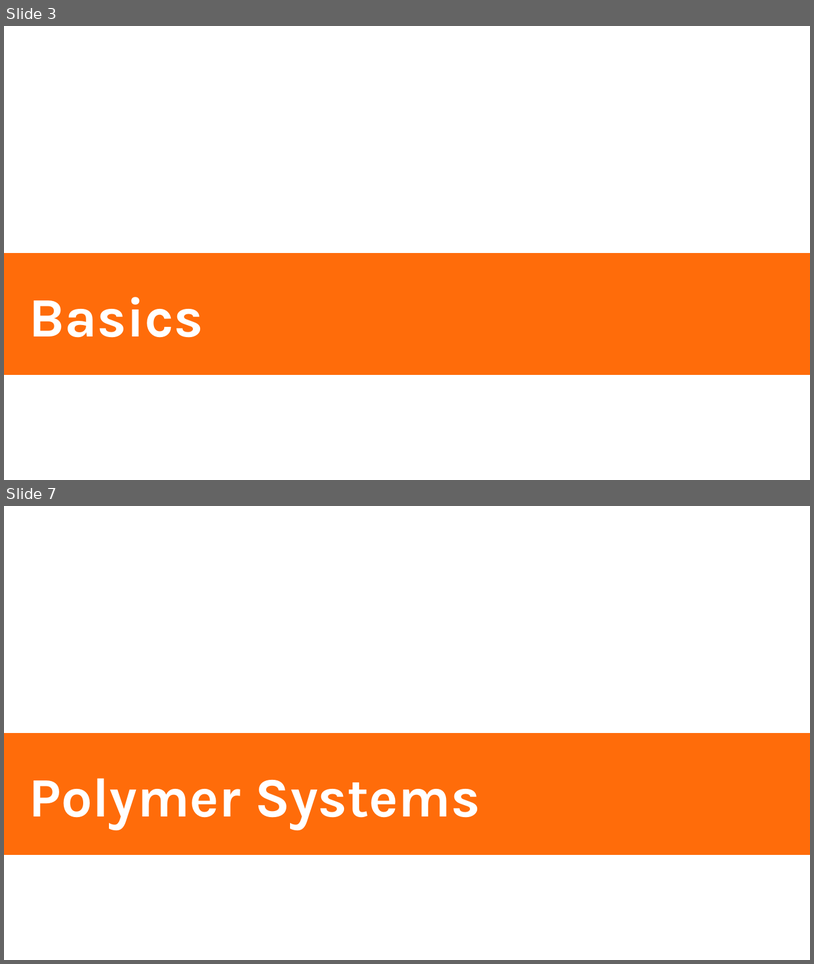
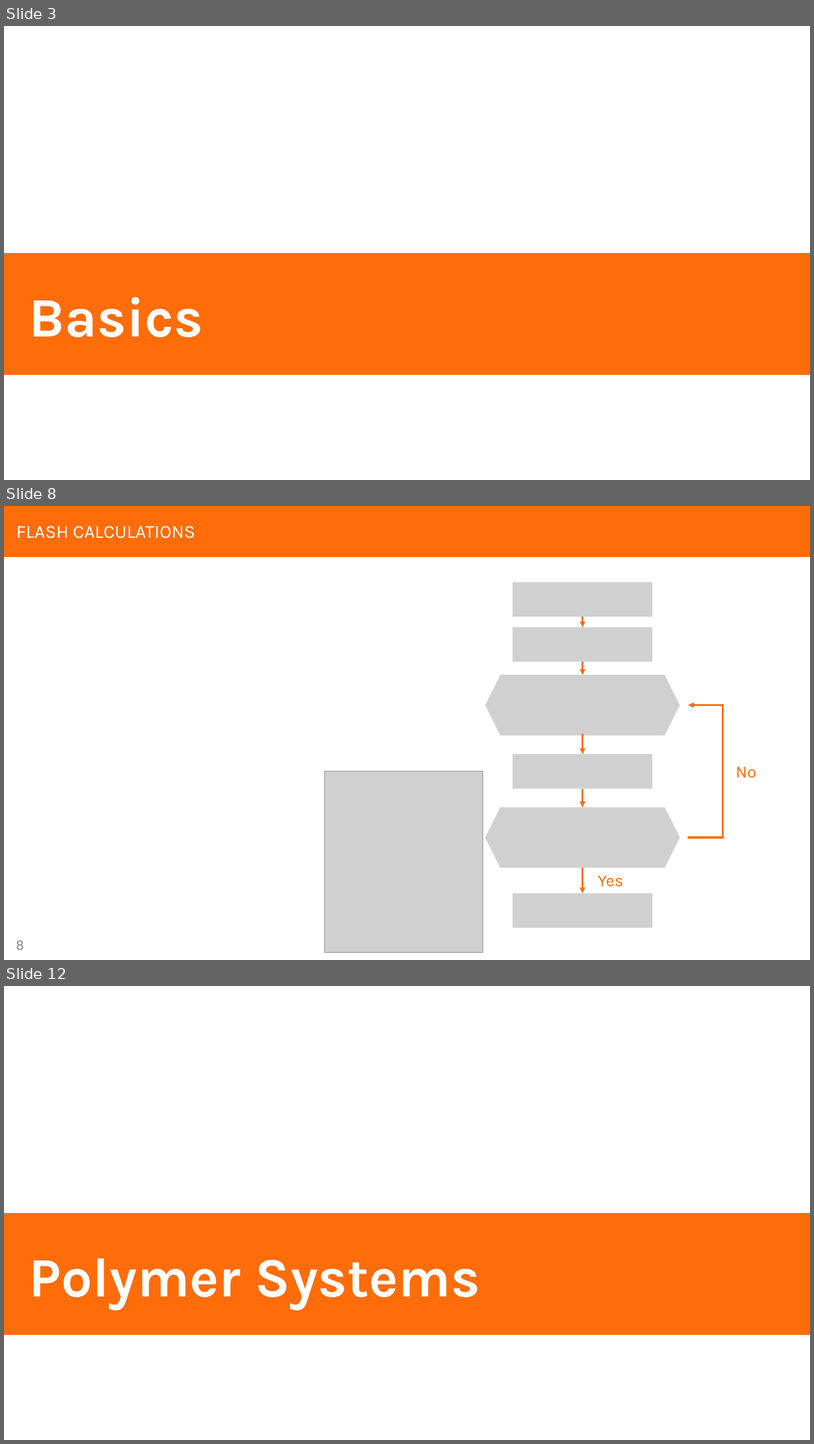
Before and after one commit to zgw-group/polymer_physics_lectures, a slide deck: clapeyron/Clapeyron_tutorial.pptx. Shown one above the other, each under a label of ours: slides 3 and 7 before the commit, slides 3, 8 and 12 after it; the slides between them are not shown. The pictures are 814x964 and 814x1444 pixels, drawn with LibreOffice and Linux fonts; fonts in the diff are those of the drawing; grey boxes stand for pictures. Boxes give left, top, right and bottom in pixels: in the first picture for what was removed or moved away, otherwise in the second. Text is boxed around its words. In the diff, an @@ line names an element or a change of style, - is before the commit and + after.

```diff
--- a/clapeyron/Clapeyron_tutorial.pptx
+++ b/clapeyron/Clapeyron_tutorial.pptx
@@ slide 8 added at (4,506,810,960), background #FFFFFF @@
@@ rectangle added at (4,506,810,557), fill #FF6C0A @@
@@ title added at (16,526,195,538), 22 pt, text #FFFFFF @@
+FLASH CALCULATIONS
@@ picture added at (513,582,653,617) @@
@@ picture added at (513,627,653,661) @@
@@ arrow added from (583, 617) to (583, 627), #FF6C0A 2.25 pt @@
@@ arrow added from (583, 661) to (583, 675), #FF6C0A 2.25 pt @@
@@ picture added at (486,675,680,735) @@
@@ elbow arrow added from (688, 838) to (689, 705), #FF6C0A 2.25 pt @@
@@ arrow added from (583, 733) to (583, 754), #FF6C0A 2.25 pt @@
@@ picture added at (513,754,653,789) @@
@@ picture added at (325,771,483,952) @@
@@ text added at (736,766,756,778), 20 pt, text #FF6C0A @@
+No
@@ arrow added from (583, 789) to (583, 807), #FF6C0A 2.25 pt @@
@@ picture added at (486,807,680,868) @@
@@ arrow added from (583, 868) to (583, 893), #FF6C0A 2.25 pt @@
@@ text added at (598,875,624,886), 20 pt, text #FF6C0A @@
+Yes
@@ picture added at (513,893,653,928) @@
@@ page number added at (16,940,23,949), 16 pt, text #808080 @@
+8
@@ what was slide 7 is now slide 12 @@
```
Also in this commit, not shown: 3 slides changed, 15 other slides added, 3 slides removed.
